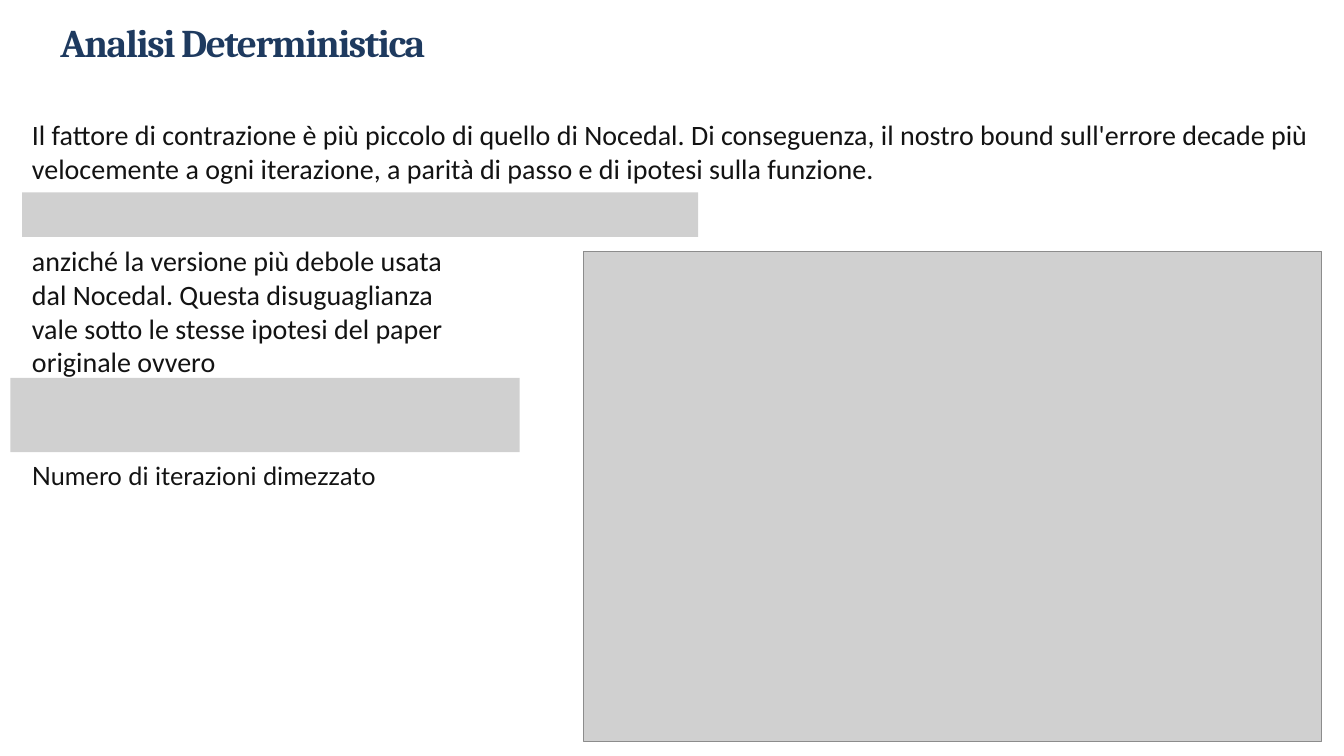
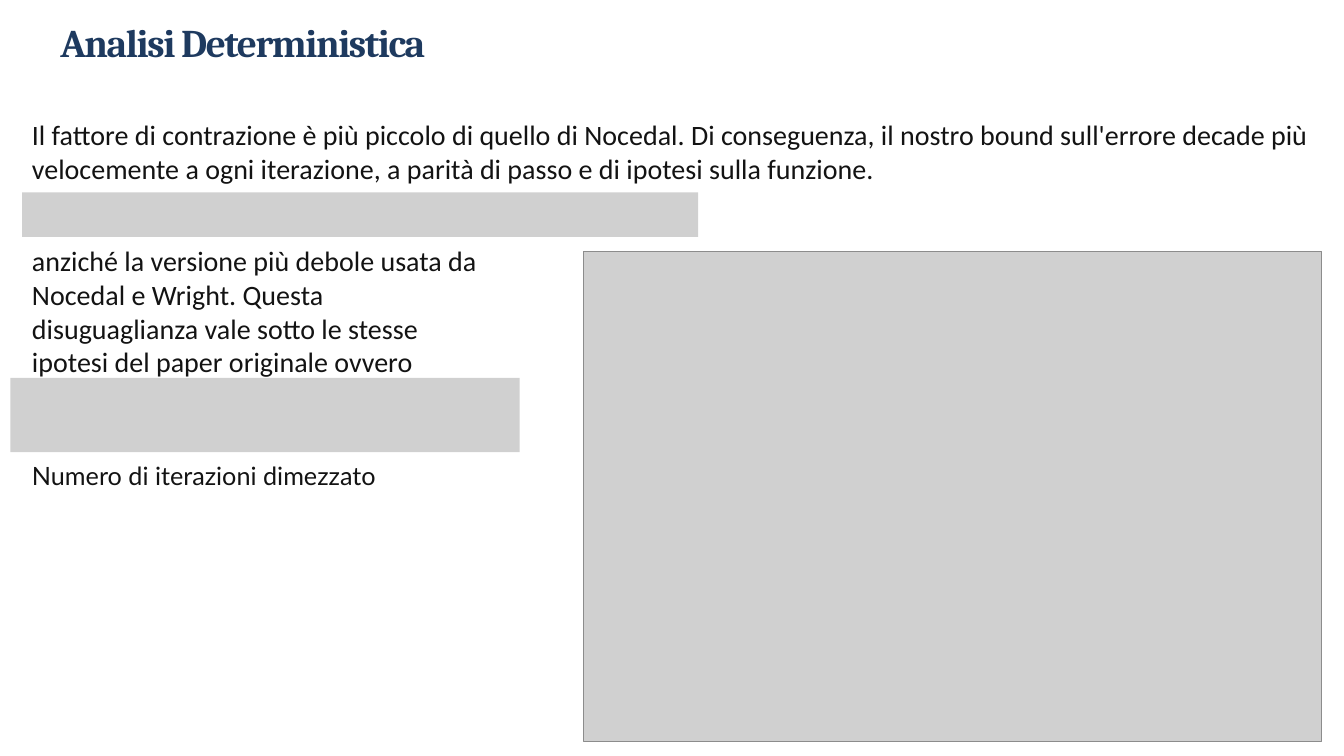
Before and after one commit to Alessandro1040/selezione-dinamica-batch, a slide deck: slide 7 of presentazione_riformattata.pptx. Drawn at 1344x756 pixels with LibreOffice and Linux fonts; fonts in the diff are those of the drawing; grey boxes stand for pictures. Boxes give left, top, right and bottom in pixels: in the first picture for what was removed or moved away, otherwise in the second. Text is boxed around its words. In the diff, an @@ line names an element or a change of style, - is before the commit and + after.

```diff
--- a/presentazione_riformattata.pptx
+++ b/presentazione_riformattata.pptx
@@ text at bbox=[32, 251, 476, 379]: text changed @@
-anziché la versione più debole usata dal Nocedal. Questa disuguaglianza vale sotto le stesse ipotesi del paper originale ovvero
+anziché la versione più debole usata da Nocedal e Wright. Questa disuguaglianza vale sotto le stesse ipotesi del paper originale ovvero
```
Also in this commit, not shown: 10 other slides changed, 1 other file.
